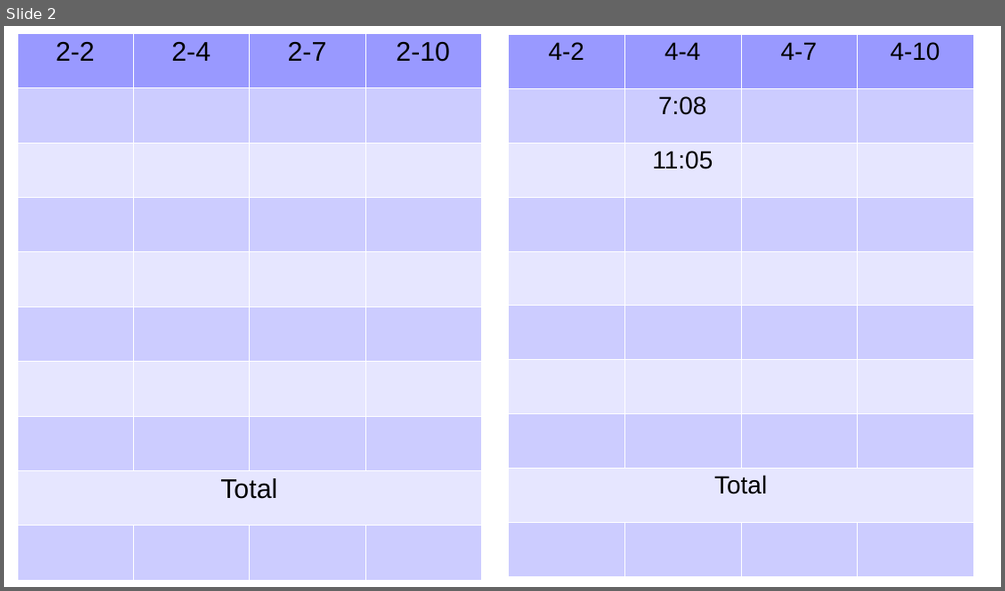
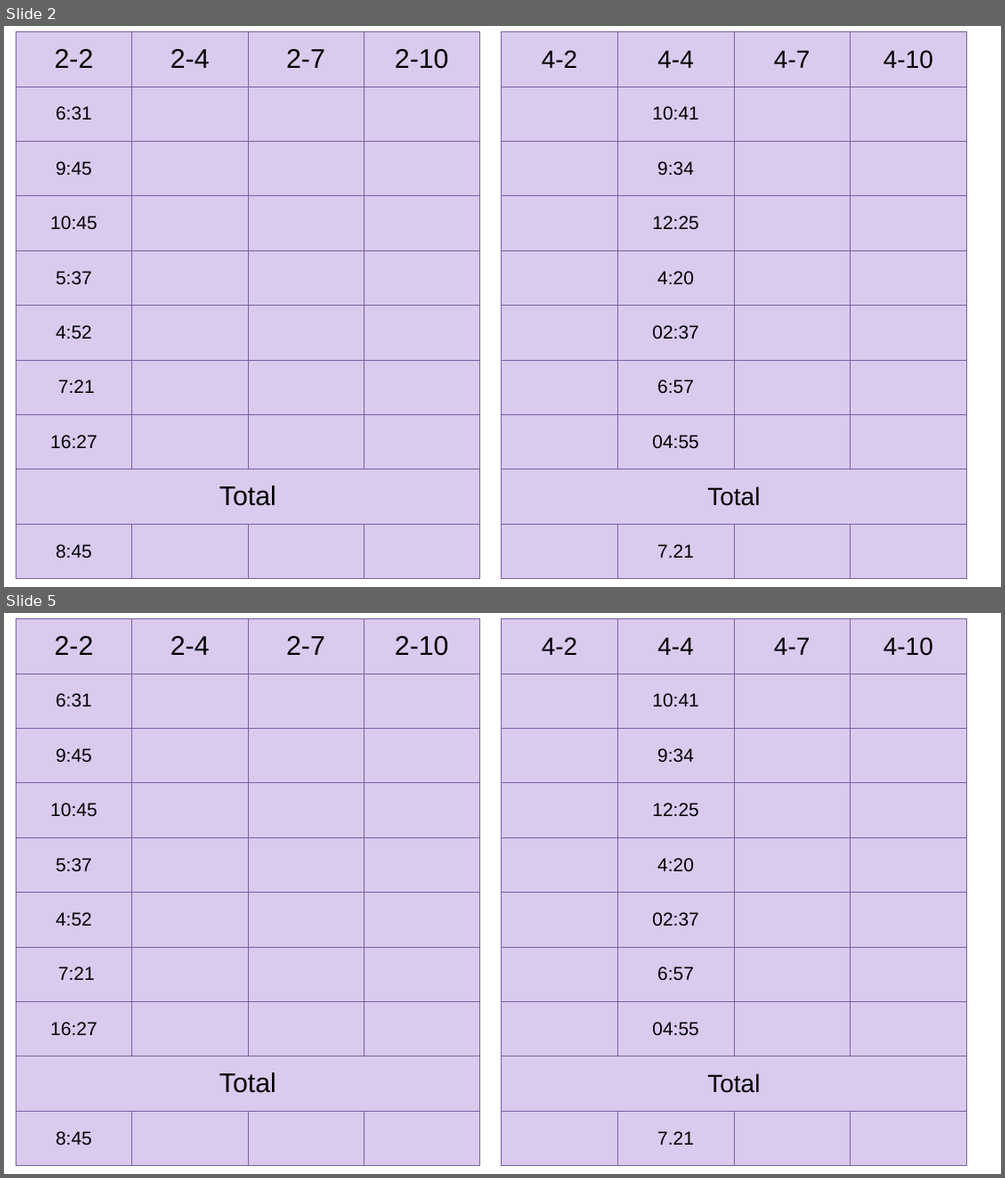
Before and after one commit to Jisha-George/AutonomousRoboticSystem, a slide deck: Test.pptx. Shown one above the other, each under a label of ours: slide 2 before the commit, slides 2 and 5 after it; the slides between them are not shown. The pictures are 1005x591 and 1005x1178 pixels, drawn with LibreOffice and Linux fonts; fonts in the diff are those of the drawing. Boxes give left, top, right and bottom in pixels: in the first picture for what was removed or moved away, otherwise in the second. Text is boxed around its words. In the diff, an @@ line names an element or a change of style, - is before the commit and + after.

```diff
--- a/Test.pptx
+++ b/Test.pptx
@@ slide 5 added at <box>4,613,1001,1174</box>, background #FFFFFF @@
@@ table added at <box>16,619,479,1166</box>, 10 rows, 4 columns @@
+2-2 | 2-4 | 2-7 | 2-10
+6:31 |  |  | 
+9:45 |  |  | 
+10:45 |  |  | 
+5:37 |  |  | 
+4:52 |  |  | 
+7:21 |  |  | 
+16:27 |  |  | 
+Total |  |  | 
+8:45 |  |  | 
@@ table added at <box>502,619,966,1166</box>, 10 rows, 4 columns @@
+4-2 | 4-4 | 4-7 | 4-10
+ | 10:41 |  | 
+ | 9:34 |  | 
+ | 12:25 |  | 
+ | 4:20 |  | 
+ | 02:37 |  | 
+ | 6:57 |  | 
+ | 04:55 |  | 
+Total |  |  | 
+ | 7.21 |  | 
@@ slide 2 changed as well @@
@@ table at <box>16,32,479,579</box> @@
-row 2, column 1: 
+row 2, column 1: 6:31
-row 3, column 1: 
+row 3, column 1: 9:45
-row 4, column 1: 
+row 4, column 1: 10:45
-row 5, column 1: 
+row 5, column 1: 5:37
-row 6, column 1: 
+row 6, column 1: 4:52
-row 7, column 1: 
+row 7, column 1: 7:21
-row 8, column 1: 
+row 8, column 1: 16:27
-row 10, column 1: 
+row 10, column 1: 8:45
@@ fill #9999FF to none in row 1 @@
@@ fill #CCCCFF to none in 5 cells @@
@@ fill #E6E6FF to none in 4 cells @@
@@ borders changed @@
@@ table at <box>502,32,966,579</box> @@
-row 2, column 2: 7:08
+row 2, column 2: 10:41
-row 3, column 2: 11:05
+row 3, column 2: 9:34
-row 4, column 2: 
+row 4, column 2: 12:25
-row 5, column 2: 
+row 5, column 2: 4:20
-row 6, column 2: 
+row 6, column 2: 02:37
-row 7, column 2: 
+row 7, column 2: 6:57
-row 8, column 2: 
+row 8, column 2: 04:55
-row 10, column 2: 
+row 10, column 2: 7.21
@@ fill #9999FF to none in row 1 @@
@@ fill #CCCCFF to none in 5 cells @@
@@ fill #E6E6FF to none in 4 cells @@
@@ borders changed @@
@@ table: place and size @@
-table at <box>508,34,972,576</box>
+table at <box>502,32,966,579</box>
```
Also in this commit, not shown: 2 other slides changed, 2 other slides added, 1 other file.
